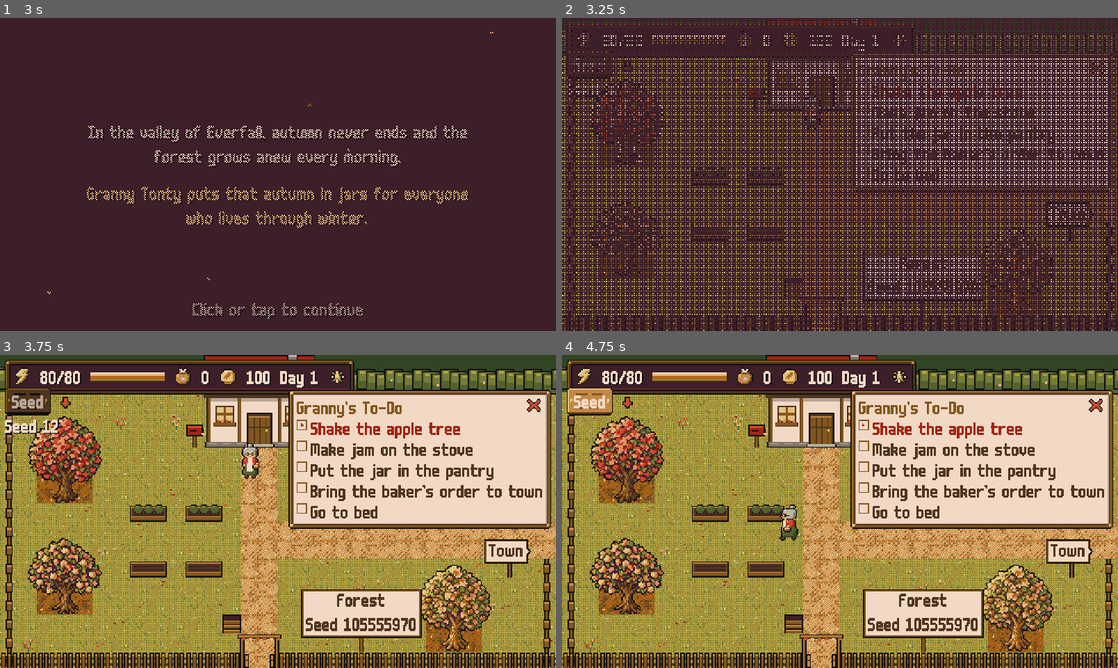
Above: before the commit, frames 1-4 (two rows, left to right).
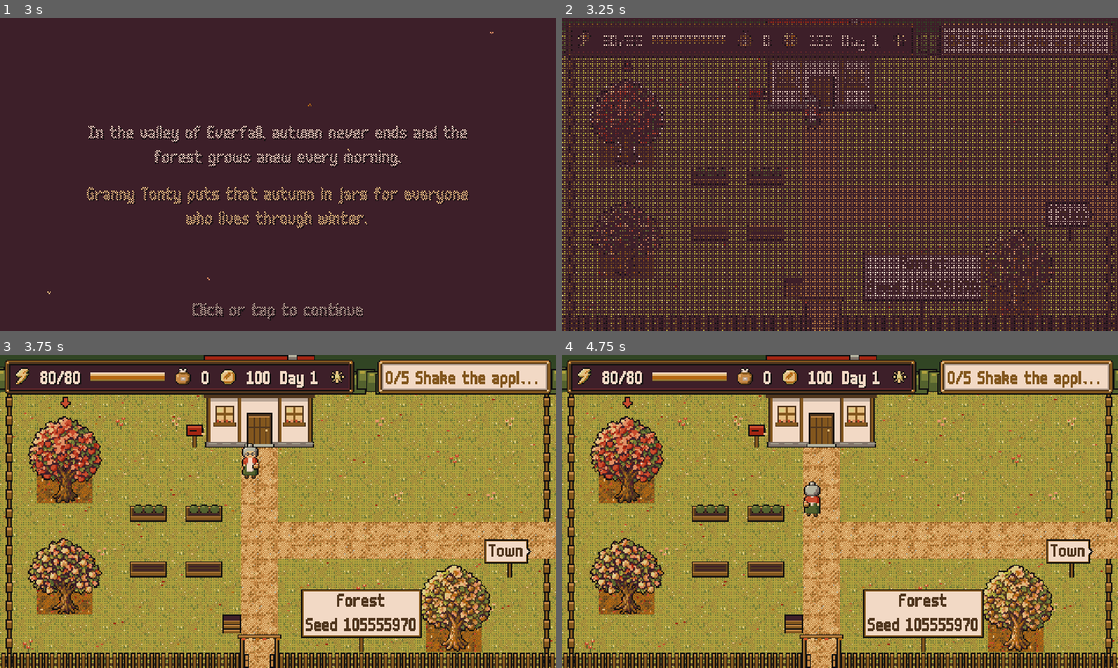
Above: after the commit, the same moments.

Repository: izzetemredemir/autumn-preserves
Game: Godot game, scene res://scenes/title/title.tscn
Two runs of this game, one before a commit and one after it. Both use one fixed random seed, a clock stepped at 60 frames per second and the inputs below.
Inputs (mouse positions are in pixels of both pictures, inside the frame that each line leads up to):
- Up to frame 1 (3 s): click "New Game" at 0.5 s; click (300, 193) at 1.27 s; type "12" at 1.35 s; click "Start" at 2 s; tap Enter (ui_accept) at 2.75 s; drag from (278, 174) to (333, 105) at 2.77 s
- Up to frame 2 (3.25 s): no input
- Up to frame 3 (3.75 s): drag from (166, 527) to (250, 574) at 3.52 s
- Up to frame 4 (4.75 s): click (589, 401) at 4.25 s, where only the run before the commit has a clickable "Seed"

Frame 1 is identical in both runs. In frame 2, 4.6% of the frame differs, in the area x 0-99%, y 1-56%; in frame 3, 24%; in frame 4, 25%, in the area x 0-100%, y 1-60%.

Commit message:
fix(ui): one-line to-do note, cleaner HUD

Diff:
--- a/game/tests/smoke/hud_shot.gd
+++ b/game/tests/smoke/hud_shot.gd
@@ -35,7 +35,6 @@
 
 func _run(hud: Node) -> void:
 	await process_frame
-	hud._seed_btn.set_pressed_no_signal(true)
 	hud._refresh()
 	hud.show_toast("UI_TIRED")
 	for i in 14:
--- a/game/ui/hud/hud.gd
+++ b/game/ui/hud/hud.gd
@@ -1,6 +1,6 @@
 class_name Hud
 extends CanvasLayer
-## Always-on HUD (GD-HUD): energy, bag, coins, day, weather, seed toggle, toasts.
+## Always-on HUD (GD-HUD): energy, bag, coins, day, weather, toasts (the seed label is drawn by the garden/wild scenes).
 ## Any scene can call `Hud.toast("UI_KEY")`; the HUD node joins group "hud".
 
 const TOAST_SECONDS := 2.0
@@ -27,8 +27,6 @@
 var _coins_label: Label
 var _day_label: Label
 var _weather: TextureRect
-var _seed_btn: Button
-var _seed_label: Label
 var _toast_holder: Control
 var _toast_tween: Tween
 
@@ -84,21 +82,6 @@
 	_weather = _icon("icon_weather_sun")
 	row.add_child(_weather)
 
-	_seed_btn = Button.new()
-	_seed_btn.text = "UI_SEED"
-	_seed_btn.toggle_mode = true
-	_seed_btn.focus_mode = Control.FOCUS_NONE
-	_seed_btn.position = Vector2(4, 28)
-	var settings_path := "res://scenes/title/game_settings.gd"
-	if ResourceLoader.exists(settings_path):
-		_seed_btn.button_pressed = bool(load(settings_path).show_seed())  # player setting (GD-META)
-	_seed_btn.toggled.connect(func(_on: bool) -> void: _refresh())
-	root.add_child(_seed_btn)
-	_seed_label = Label.new()
-	_seed_label.position = Vector2(4, 52)
-	_seed_label.visible = false
-	root.add_child(_seed_label)
-
 	var cursor := load(ICON_DIR + "ui_cursor.png") as Texture2D
 	if cursor != null:
 		Input.set_custom_mouse_cursor(cursor, Input.CURSOR_ARROW, CURSOR_HOTSPOT)
@@ -128,8 +111,6 @@
 	_coins_label.text = str(int(d.get("coins", 0)))
 	_day_label.text = "%s %d" % [tr("UI_DAY"), int(d.get("day", 1))]
 	_weather.texture = load(ICON_DIR + WEATHER_ICONS.get(String(d.get("weather", "sunny")), "icon_weather_sun") + ".png")
-	_seed_label.visible = _seed_btn.button_pressed
-	_seed_label.text = "%s %d" % [tr("UI_SEED"), int(d.get("save_seed", 0))]
 
 
 func show_toast(key: String, args := []) -> void:
--- a/game/ui/tutorial/granny_todo.gd
+++ b/game/ui/tutorial/granny_todo.gd
@@ -14,9 +14,14 @@
 const FRAME := Color("83571e")
 const HIDDEN_IN := ["", "title", "seed_lab"]
 const CELEBRATE_SEC := 2.5
+const POPUP_LAYERS := Vector2i(12, 60)  # CanvasLayers in this range with visible content hide the note
+const NOTE_W := 150
 
 var _panel: PanelContainer
 var _header: Label
+var _root: Control
+var _close: Control
+var _hover := false
 var _rows: VBoxContainer
 var _bits := -1
 var _step := ""
@@ -48,8 +53,8 @@
 
 
 func _ready() -> void:
-	# Indoors the note starts folded so it doesn't cover the scene; a click unfolds it.
-	_collapsed = Router.current in ["kitchen", "pantry", "town"]
+	# Always a one-line note; hover peeks at the list, a click pins it open.
+	_collapsed = true
 	layer = 11
 	add_to_group("granny_todo")
 	_build()
@@ -61,6 +66,7 @@
 
 func _build() -> void:
 	var root := Control.new()
+	_root = root
 	root.set_anchors_and_offsets_preset(Control.PRESET_FULL_RECT)
 	root.mouse_filter = Control.MOUSE_FILTER_IGNORE
 	root.theme = load("res://ui/theme/theme.tres")
@@ -71,8 +77,8 @@
 	_panel.grow_horizontal = Control.GROW_DIRECTION_BEGIN
 	_panel.offset_left = -4
 	_panel.offset_right = -4
-	_panel.offset_top = 30
-	_panel.custom_minimum_size = Vector2(156, 0)
+	_panel.offset_top = 4
+	_panel.custom_minimum_size = Vector2(NOTE_W, 0)
 	root.add_child(_panel)
 	var box := VBoxContainer.new()
 	box.add_theme_constant_override("separation", 0)
@@ -81,12 +87,15 @@
 	box.add_child(head)
 	_header = _label(tr("TUT_TITLE"), FRAME)
 	_header.size_flags_horizontal = Control.SIZE_EXPAND_FILL
+	_header.clip_text = true
+	_header.text_overrun_behavior = TextServer.OVERRUN_TRIM_ELLIPSIS
+	_header.custom_minimum_size = Vector2(40, 0)
 	_header.mouse_filter = Control.MOUSE_FILTER_STOP
 	_header.gui_input.connect(_on_header_input)
 	head.add_child(_header)
-	var close := CloseCross.new()
-	close.pressed.connect(_on_close)
-	head.add_child(close)
+	_close = CloseCross.new()
+	_close.pressed.connect(_on_close)
+	head.add_child(_close)
 	_rows = VBoxContainer.new()
 	_rows.add_theme_constant_override("separation", 0)
 	box.add_child(_rows)
@@ -171,7 +180,7 @@
 		step_changed.emit(step)
 	for c in _rows.get_children():
 		c.queue_free()
-	_rows.visible = not _collapsed
+	_apply_fold()
 	if not visible:
 		return
 	for s in TodoRules.steps_for_day(int(d.day)):
@@ -188,6 +197,7 @@
 			box.pop()
 	if TodoRules.day_finished(d, _bits):
 		_rows.add_child(_label(tr("TUT_ALL_DONE"), FRAME))
+	_apply_fold()
 
 
 ## The most recently finished step of today's list (the last done one in list order).
@@ -199,13 +209,66 @@
 	return last
 
 
+## Folded: "n/5 <current step>" on one line. Open (hover or pinned): title, counter, full list.
+func _apply_fold() -> void:
+	var open := not _collapsed or _hover
+	var d: Dictionary = GameState.data
+	var total := 0
+	var done := 0
+	if not d.is_empty():
+		for s in TodoRules.steps_for_day(int(d.get("day", 1))):
+			total += 1
+			if TodoRules.is_done(_bits, s):
+				done += 1
+	var count := "%d/%d" % [done, total]
+	if open:
+		_header.text = "%s %s" % [tr("TUT_TITLE"), count]
+	elif _step != "":
+		_header.text = "%s %s" % [count, tr(TodoRules.key_of(_step))]
+	else:
+		_header.text = "%s %s" % [count, tr("TUT_ALL_DONE")]
+	_rows.visible = open
+	_close.visible = open
+	_panel.reset_size()
+
+
+func _process(_delta: float) -> void:
+	if _root == null or not visible:
+		return
+	var hide_now := _popup_open()
+	if _root.visible == hide_now:
+		_root.visible = not hide_now
+	if hide_now:
+		_hover = false
+		return
+	var over := _panel.get_global_rect().has_point(_panel.get_viewport().get_mouse_position())
+	if over != _hover:
+		_hover = over
+		_apply_fold()
+
+
+## True while a popup/overlay (plant menu, cook panel, book, letters, card) shows content.
+func _popup_open() -> bool:
+	var tree := get_tree()
+	var nodes: Array[Node] = tree.root.get_children()
+	if tree.current_scene != null:
+		nodes.append_array(tree.current_scene.get_children())
+	for n in nodes:
+		var cl := n as CanvasLayer
+		if cl == null or cl == self or cl.layer < POPUP_LAYERS.x or cl.layer > POPUP_LAYERS.y or not cl.visible:
+			continue
+		for c in cl.get_children():
+			if c is CanvasItem and c.visible:
+				return true
+	return false
+
+
 func _on_header_input(event: InputEvent) -> void:
 	var tap: bool = event is InputEventMouseButton and event.pressed and event.button_index == MOUSE_BUTTON_LEFT
 	if tap:
 		_collapsed = not _collapsed
-		_rows.visible = not _collapsed
 		Audio.play_ui("ui_click")
-		_panel.reset_size()
+		_apply_fold()
 
 
 func _on_close() -> void:
